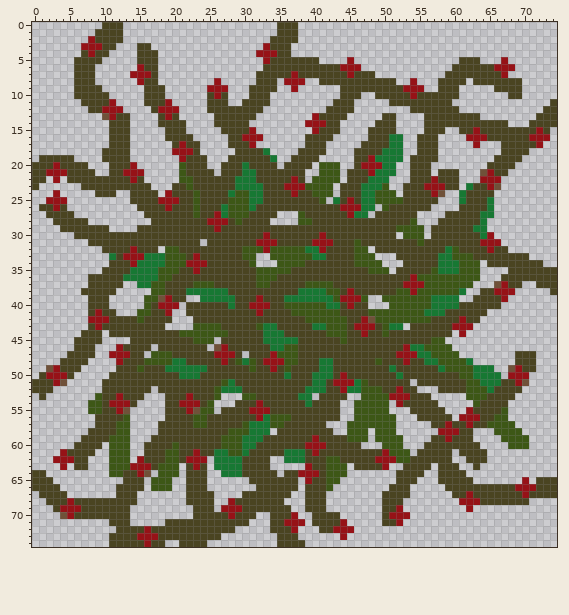
File history of a sprite sheet, images/tiles/thorn_bush.png. Above is the file before it was changed.
The file is 75x75 pixels.
After:
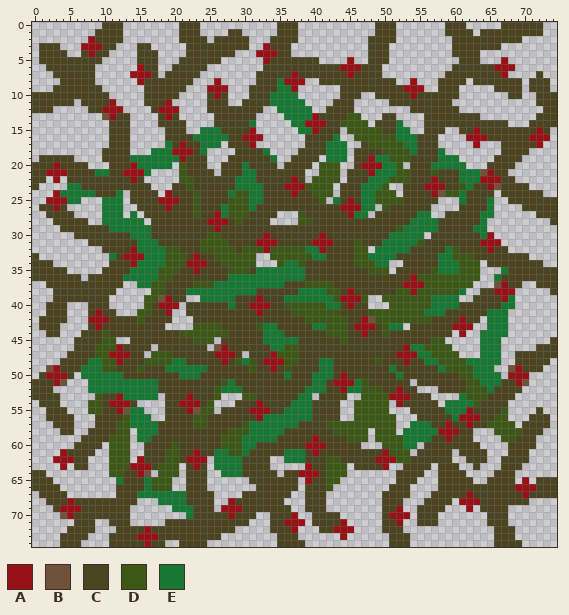
Palette (. is transparent): A #961217  B #705139  C #4a4421  D #3d5716  E #177833
Changes in this commit:
Changed rows in their new state; - is an unchanged pixel.
first column x 0:
 0 ---------------------CCC-------------------------CCC-------CCC-----CCCCCC--
 1 ---------------------CCC----CC-------------------CCC-------CCCC-CCCCCCCCC--
 2 ---------------------CCCC-CCCCC-----------------CCCC--------CCCCCCCCCC-----
 3 -CCC------------------CCCCCCCCC-----------------CCC---------CCCCCCC--------
 4 -CCCC-----------------CCCCCCC-------------------CCC---------CCCC-----------
 5 -CCCCC---------------CCCCCC---------------------CCC------------------------
 6 --CCCC--------------CCCCC----------------------CCC-------------------------
 7 ---CCC-------------CCCCC-------------------------C----------------------C--
 8 ----CC------------CCCCC------------E-----------------------------------CCC-
 9 ---CCC-------------CCC-------------EE----------------------------------CCC-
10 CCCCCC-------------CC-------------EEEE----------------------------------CCC
11 CCCCCC----------------------------EEEEE---------------------------------CC-
12 CCC--------------------------------EEEEE-----------------------------------
13 ------------------------------------EEEE-----DD----------------------------
14 -------------------------------E-----EE-----DDDD----E----------------------
15 ------------------------EEE-----------EE-----DDDDD--EE---------------------
16 -----------------------EEEEE---------------E--DDDDDD-EE--------------------
17 -------------------E----EEE---------------EEE---DDDDDEE--------------------
18 -----------------EEE----E-----------------EEE-----DDDDE---E----------------
19 --------------EEEEEEE---------------------EEE------DDD----EEE--------------
20 ---------------EEEEE--------------------------------D----EEEEE-------------
21 ---------EE-----E-----------------------------------DD---D---EEE-----------
22 ---------------------------------------------------DDD-------EEE---CC------
23 -----EE------------------------------------------------------D-----CCCC----
24 ----EEEEE---E----------------------------------------------DD------CCCCCC--
25 -----EE---EEE-------------------------------------------------------CCCCCCC
26 ----------EEE---------------------------------------------------------CCCCC
27 ----------EEE-E----------------------------------------EE---------------CCC
28 ----------EEEEEE--------------------------------------EEEE----------------C
29 -----------EEEEEE------------------------------------EEEEE-----------------
30 --------------EEE--------DD------------------------EEEEE-------------------
31 ---------------EEE------DDDD----------------------EEEEE--------------------
32 ---------------EEEE-----DDDDD--------------------EEEEE---------------------
33 C-------------------------DDDD------------------EEEE-----------------------
34 CCC------------------------DDDD-----EE-----------EE------------------------
35 CCCCC-----------------------DDD-EEEEEEE----------------------------E-------
36 CCCCCCC---------------------EEEEEEEEEEE---------------------------E--------
37 --CCCCCC------------------EEEEEEEEEE---------------------------------------
38 ---CCCC---------------------EEEE-------------------------------------------
39 ---CCCCC------------------------------------------------------------E------
40 --CCC--------------------------------------------------------------EE------
41 --CCC------------------------------------------------------------EEE-------
42 -CCCC------------------------------------------------------------EEE-------
43 -CCC-------------------------------------------------------------EEE-------
44 --CC------D-----------------------------------------------------EEEE-------
45 ----------DD----------------------------------------------------EEE-------C
46 ---------DDD----------------------------------------------------EEE-----CCC
47 ---------DD-----------------------------------------------------EEE-----CCC
48 --------EEDD---------------------------------------------------EEEE-----CC-
49 -------EEEDD------------------------------------------------------------C--
50 -------EEEEEE--------------------------------------------------------------
51 --------EEEEEEEEEE---------------------------------------------------------
52 --------EEEEEEEEEE---------------------------------------------------------
53 C-CC---------EEEEE-------------------------------------------E-------------
54 -CCC---------------------------------EE--------------------EEEE------------
55 --CCC---------EE--------------------EEEE-------------------EEE----------C--
56 --CCCC--------EEE-----------------EEEEEE--------------------E----------CCC-
57 ---CCC--------EEEE----------------EEEE----DDD---------EEE-------------CCCC-
58 ----CC---------EEE----------------EE-------DD--------EEEEE------------CCC--
59 ---------------EE----------------EE------------------EEEE------------CCC---
60 -----------------------------------------------------EE-------------CCCC---
61 --------------------------------------------------------------------CCC----
62 -------------------------------------------------------------------CCCC----
63 -------------------------------------------------------------------CCC-----
64 ------------------------------------------------------------------CCC------
65 ------------E---E------------------------------------------------CCCC------
66 ----------------E-----------------------------------------C----------------
67 ---------------EEEEEEE-----------------------------------CCC---------------
68 ------------------EEEE----------------------------------CCCC---------------
69 --------------------EEE--------------------------------CCCC-----CCCC-------
70 ----------------------E--------------------------------CCC-------CCC-------
71 ------CCC----------------------------------------------CCC-------CCC-------
72 -----CCCC-----------------------------------------CCC-------------CCC------
73 ----CCCC-------------------------------------------CCC------------CCC------
74 ----CCC--------------------------------------------CCC------------CCCC-----
Where, in picture pixels (left, top, right, bottom), the same in both pictures:
changed: (32, 22, 557, 547)
